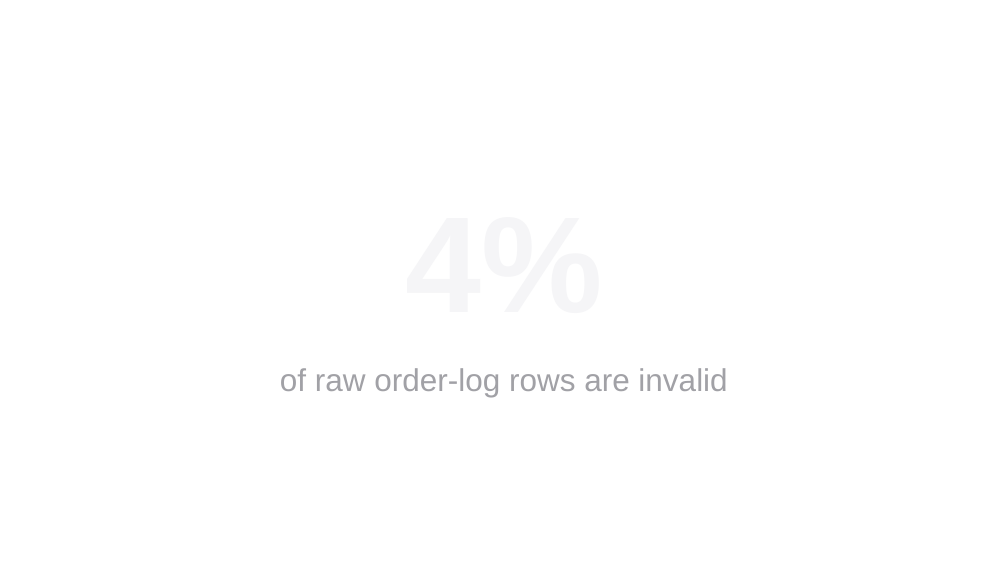
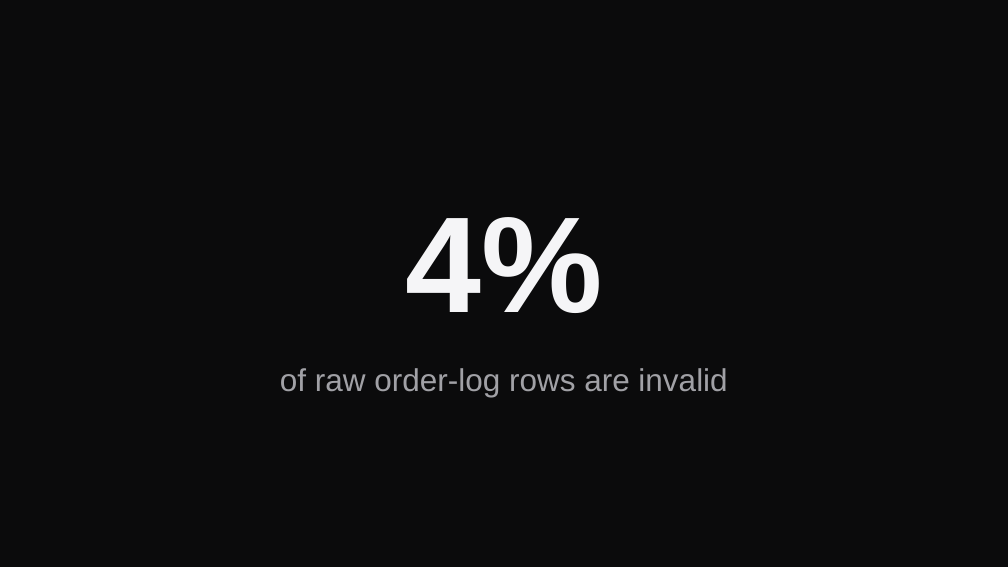
Before and after one commit to shaiky25/klu_big_data, a slide deck: slide 16 of session8/Hive_Pig_Hadoop_Ecosystem.pptx. Drawn at 1008x567 pixels with LibreOffice and Linux fonts; fonts in the diff are those of the drawing. Boxes give left, top, right and bottom in pixels: in the first picture for what was removed or moved away, otherwise in the second. Text is boxed around its words. In the diff, an @@ line names an element or a change of style, - is before the commit and + after.

Commit message:
Rebuild session8 deck with the background-copy fix
Regenerated locally with the corrected pptx_helpers.duplicate_slide (see
d369ff3) -- all 32 slides now carry the template's near-black background,
so the title/subtitle text is readable instead of white-on-white.

```diff
--- a/session8/Hive_Pig_Hadoop_Ecosystem.pptx
+++ b/session8/Hive_Pig_Hadoop_Ecosystem.pptx
@@ background #FFFFFF to #0B0B0C @@
```
Also in this commit, not shown: 31 other slides changed.
